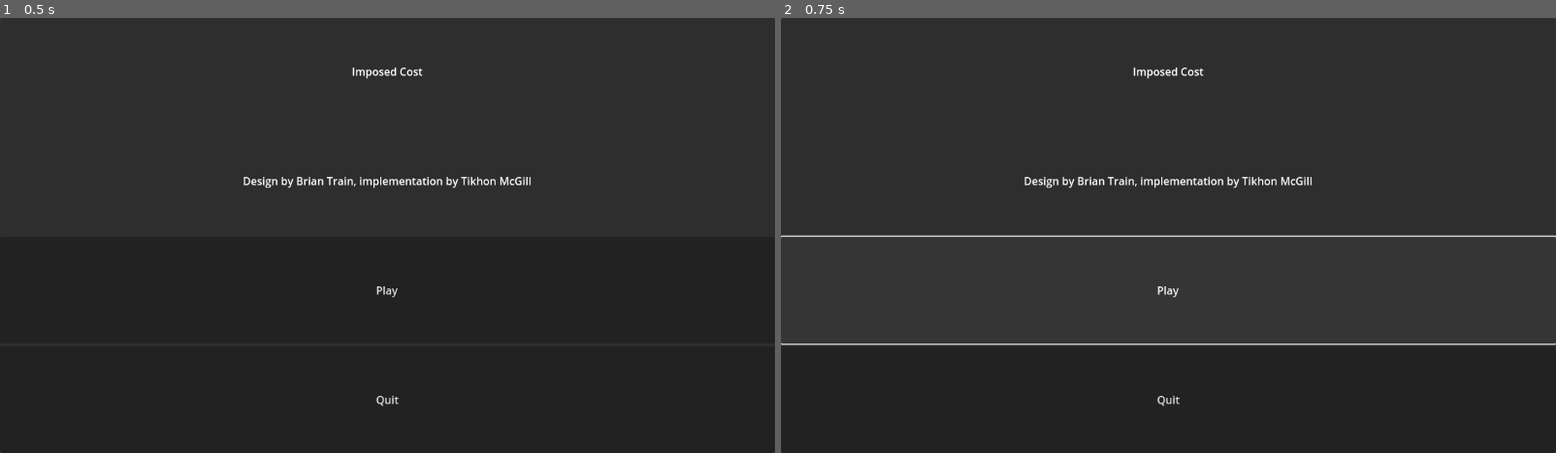
Above: before the commit, frames 1-2 (left to right).
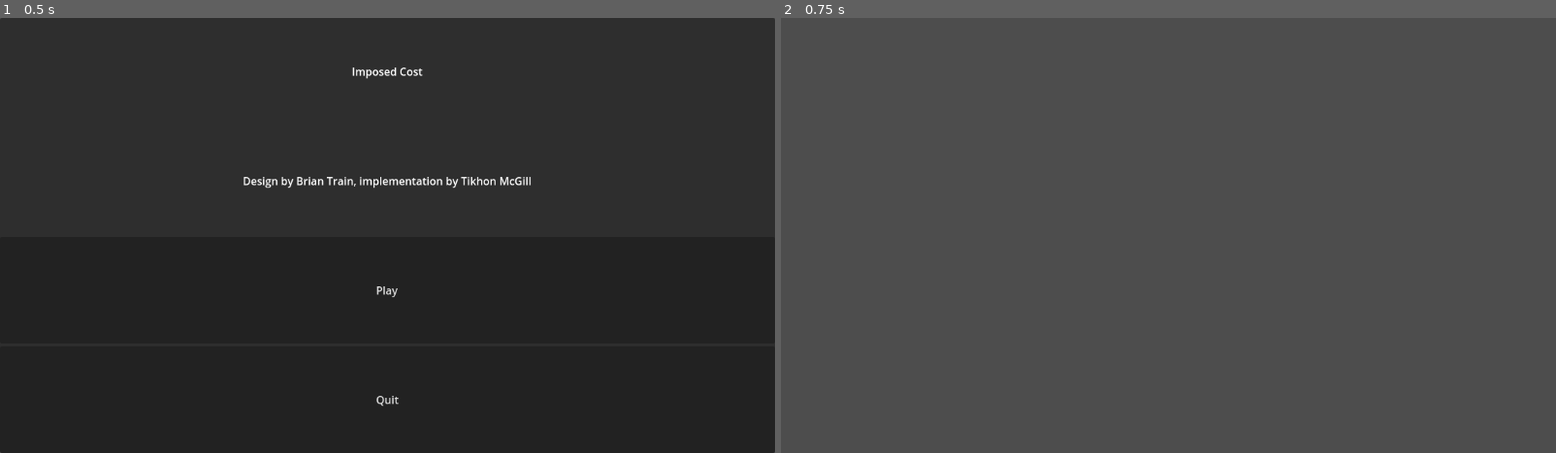
Above: after the commit, the same moments.

Repository: TikhonMcGill/ImposedCost
Game: Godot game, scene res://assets/scenes/main_menu/main_menu.tscn
Two runs of this game, one before a commit and one after it. Both use one fixed random seed, a clock stepped at 60 frames per second and the inputs below.
Inputs:
- Up to frame 1 (0.5 s): no input
- Up to frame 2 (0.75 s): click "Play" at 0.5 s

Frame 1 is identical in both runs. In frame 2, 75% of the frame differs, in the area x 0-100%, y 0-100%.

Commit message:
Add game scene, transfer from Main Menu

Diff:
--- /dev/null
+++ b/assets/scenes/game/game.gd
@@ -0,0 +1 @@
+extends Node
--- /dev/null
+++ b/assets/scenes/game/game.tscn
@@ -0,0 +1,6 @@
+[gd_scene load_steps=2 format=3 uid="uid://bhuq1yrd5xvgf"]
+
+[ext_resource type="Script" path="res://assets/scenes/game/game.gd" id="1_u5a5u"]
+
+[node name="Game" type="Node"]
+script = ExtResource("1_u5a5u")
--- a/assets/scenes/main_menu/main_menu.gd
+++ b/assets/scenes/main_menu/main_menu.gd
@@ -1,4 +1,9 @@
 extends Control
+
+const GAME_PATH: String = "res://assets/scenes/game/game.tscn"
+
+func _on_play_button_pressed() -> void:
+	get_tree().change_scene_to_file(GAME_PATH)
 
 func _on_quit_button_pressed() -> void:
 	get_tree().quit()
--- a/assets/scenes/main_menu/main_menu.tscn
+++ b/assets/scenes/main_menu/main_menu.tscn
@@ -46,4 +46,5 @@
 size_flags_vertical = 3
 text = "Quit"
 
+[connection signal="pressed" from="PanelContainer/VBoxContainer/PlayButton" to="." method="_on_play_button_pressed"]
 [connection signal="pressed" from="PanelContainer/VBoxContainer/QuitButton" to="." method="_on_quit_button_pressed"]
Not shown, changed: admin/plans.txt
